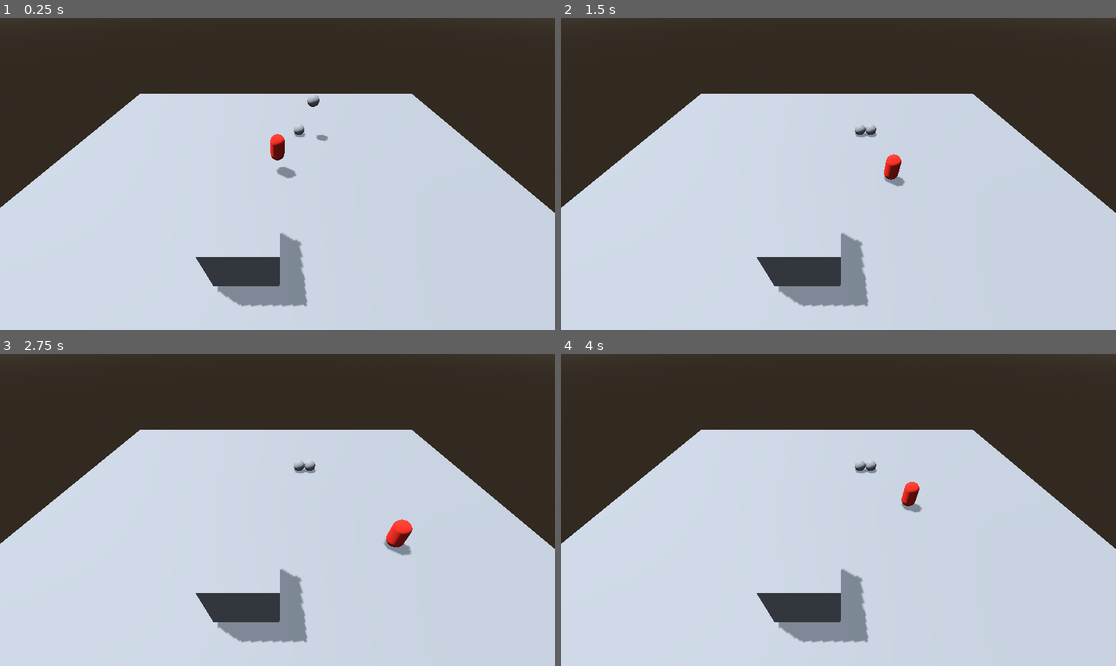
Above: before the commit, frames 1-4 (two rows, left to right).
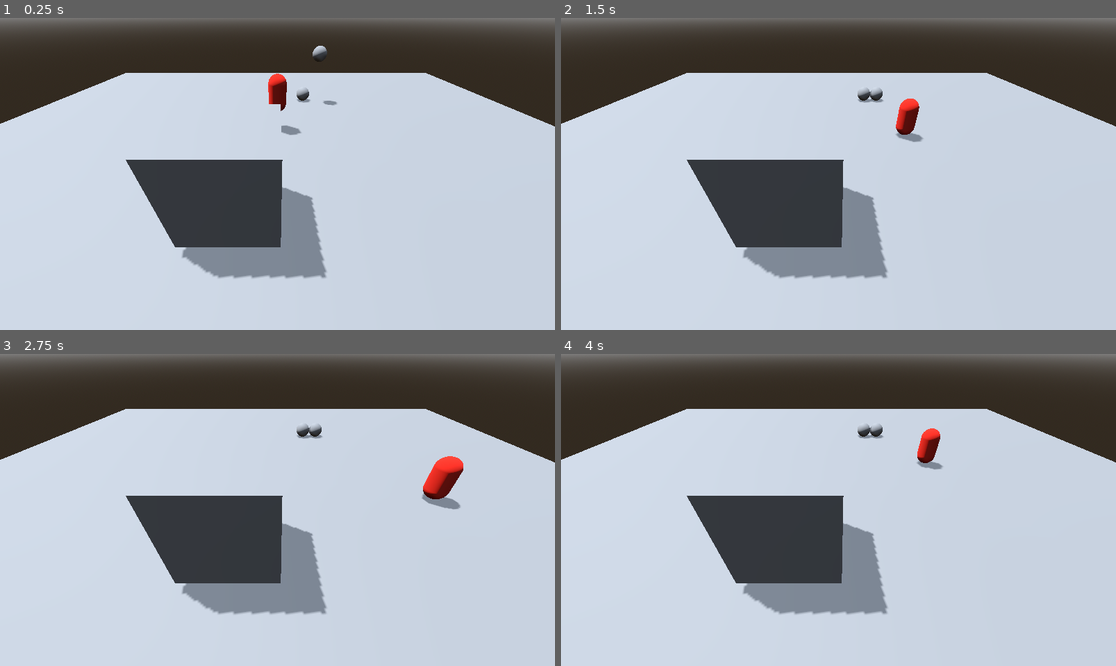
Above: after the commit, the same moments.

Repository: odiegosilva1/The-Crypt-2D
Game: Godot game, scene res://world.tscn
The game is run twice, just before and just after one commit, with the same random seed, the same clock (stepped at 60 frames per second) and the same inputs. The project has no main scene, so this scene is started directly.
Inputs:
- Up to frame 1 (0.25 s): no input
- Up to frame 2 (1.5 s): tap Enter (ui_accept) at 0.5, 0.77 s; hold Right (ui_right) 0.53-1.28 s; hold Down (ui_down) from 1.28 s (still down)
- Up to frame 3 (2.75 s): tap Enter (ui_accept) at 1.52 s; release Down (ui_down) at 2.03 s; hold Right (ui_right) from 2.03 s (still down)
- Up to frame 4 (4 s): release Right (ui_right) at 2.78 s; hold Up (ui_up) 2.78-3.53 s; tap Enter (ui_accept) at 3.02, 3.77 s; hold Left (ui_left) from 3.53 s (still down)

The runs differ from the first frame. In frame 1, 28% of the frame differs, in the area x 0-100%, y 0-93%; in frame 2, 28%; in frame 3, 29%; in frame 4, 28%.

Commit message:
Update world.tscn

Diff:
--- a/novo-projeto-de-jogo/world.tscn
+++ b/novo-projeto-de-jogo/world.tscn
@@ -40,7 +40,7 @@
 shape = SubResource("ConcavePolygonShape3D_fto5v")
 
 [node name="Camera3D" type="Camera3D" parent="."]
-transform = Transform3D(1, 0, 0, 0, 0.726611, 0.68705, 0, -0.68705, 0.726611, 0, 10.5251, 11.6139)
+transform = Transform3D(1, 0, 0, 0, 0.78115, 0.624343, 0, -0.624343, 0.78115, 0, 5.6466, 11.6139)
 
 [node name="player" type="CharacterBody3D" parent="."]
 transform = Transform3D(1, 0, 0, 0, 1, 0, 0, 0, 1, 0, 2.29652, 0)
